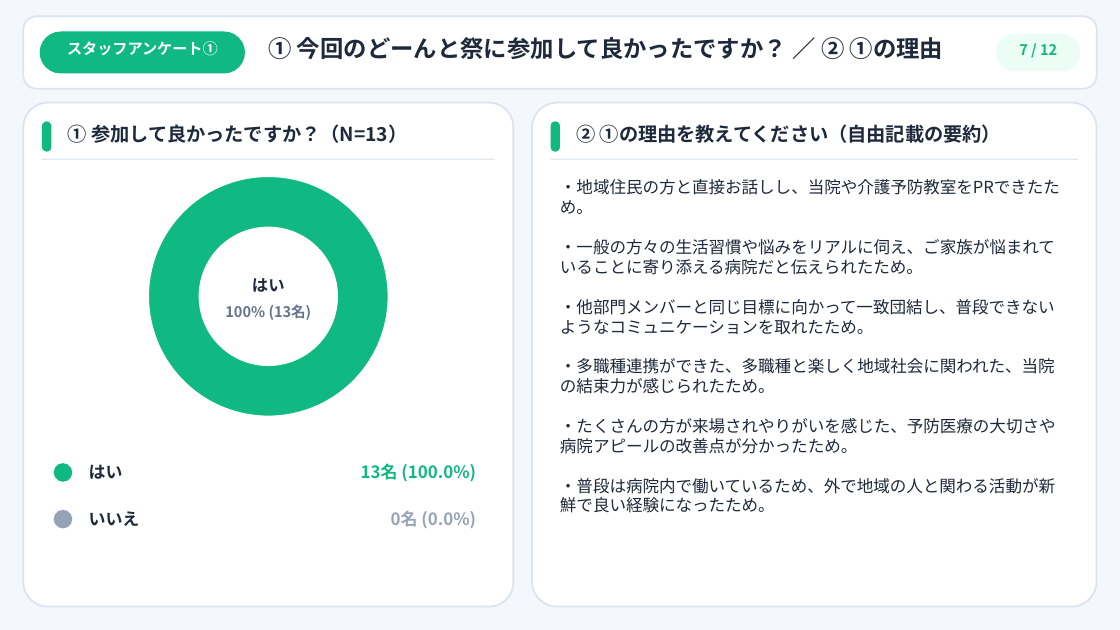
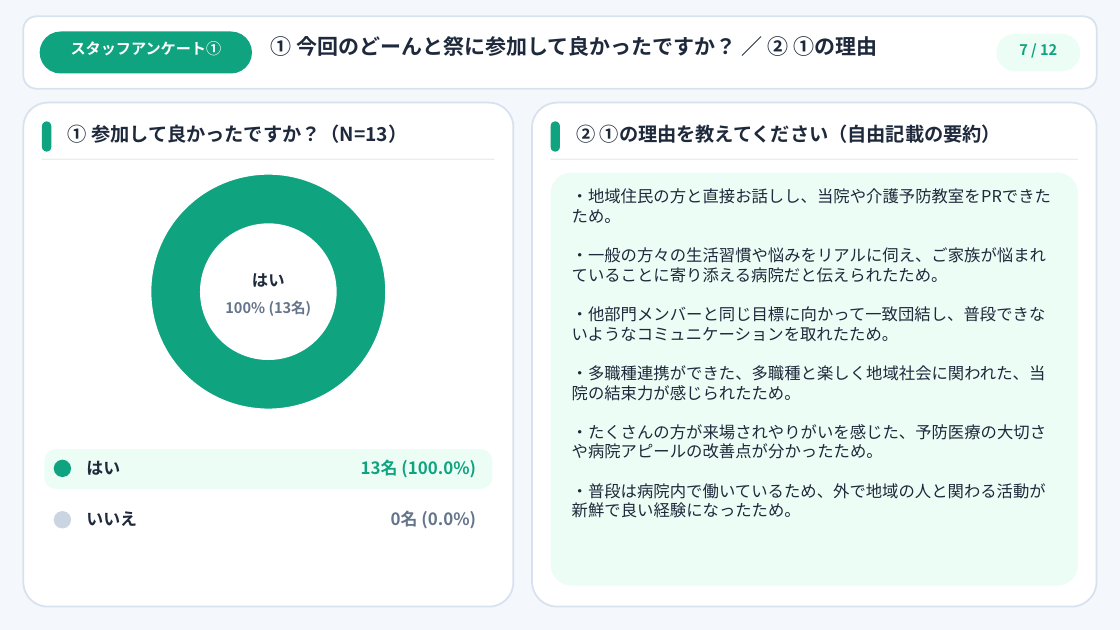
Before and after one commit to noriyukihoshina/yachiyo-survey-analyzer, a slide deck: slide 7 of アンケート結果報告.pptx. Drawn at 1120x630 pixels with LibreOffice and Linux fonts; fonts in the diff are those of the drawing. Boxes give left, top, right and bottom in pixels: in the first picture for what was removed or moved away, otherwise in the second. Text is boxed around its words. In the diff, an @@ line names an element or a change of style, - is before the commit and + after.

```diff
--- a/アンケート結果報告.pptx
+++ b/アンケート結果報告.pptx
@@ rectangle at [0,0,1120,630]: fill #F4F7FB to #F4F7FC @@
@@ text "① 今回のどーんと祭に参加して良かったですか？ ／ ② ①の理由" at [271,36,877,56]: size 20 to 18 pt @@
@@ text "スタッフアンケート①": place and size @@
-text "スタッフアンケート①" at [67,41,218,56]
+text "スタッフアンケート①" at [71,41,222,56]
@@ rounded rectangle: place and size @@
-rounded rectangle at [39,32,245,74]
+rounded rectangle at [39,32,252,74]
@@ text "7 / 12" at [1019,44,1057,55]: text colour #10B981 to #10A37F @@
@@ outline #DBE4F0 1.5 pt to #D8E2EE 1.5 pt in 3 elements at [24,16,1097,88], [24,103,513,607], [532,103,1096,607] @@
@@ ellipse: place and size @@
-ellipse at [148,176,388,417]
+ellipse at [150,174,386,410]
@@ rounded rectangle added at [551,173,1079,586], fill #ECFDF5 @@
@@ text "・地域住民の方と直接お話しし、当院や介護予防教室をPRできたため。 ・一般の方々の生活習慣や悩みをリアルに伺え、ご家族が ...": place and size @@
-text "・地域住民の方と直接お話しし、当院や介護予防教室をPRできたため。 ・一般の方々の生活習慣や悩みをリアルに伺え、ご家族が ..." at [560,179,1060,513]
+text "・地域住民の方と直接お話しし、当院や介護予防教室をPRできたため。 ・一般の方々の生活習慣や悩みをリアルに伺え、ご家族が ..." at [572,188,1051,518]
@@ text "・地域住民の方と直接お話しし、当院や介護予防教室をPRできたため。 ・一般の方々の生活習慣や悩みをリアルに伺え、ご家族が ..." at [572,188,1051,518]: size 14.2 to 14 pt @@
@@ rounded rectangle added at [45,450,492,489], fill #ECFDF5 @@
@@ 2 texts, 2 ellipses: place and size @@
-2 texts, 2 ellipses at [54,227,338,481]
+2 texts, 2 ellipses at [54,223,337,477]
@@ fill #10B981 to #10A37F in 5 elements at [42,121,51,151], [551,121,560,151], [39,32,252,74], [150,174,386,410], [54,460,71,477] @@
@@ text "はい": place and size @@
-text "はい" at [89,464,123,479]
+text "はい" at [86,460,120,475]
@@ text "13名 (100.0%)" at [361,459,476,478]: text colour #10B981 to #10A37F @@
@@ text "0名 (0.0%)" at [391,510,476,528]: text colour #94A3B8 to #64748B @@
@@ ellipse at [54,511,71,528]: fill #94A3B8 to #CBD5E1 @@
```
Also in this commit, not shown: 11 other slides changed, 4 other files.
